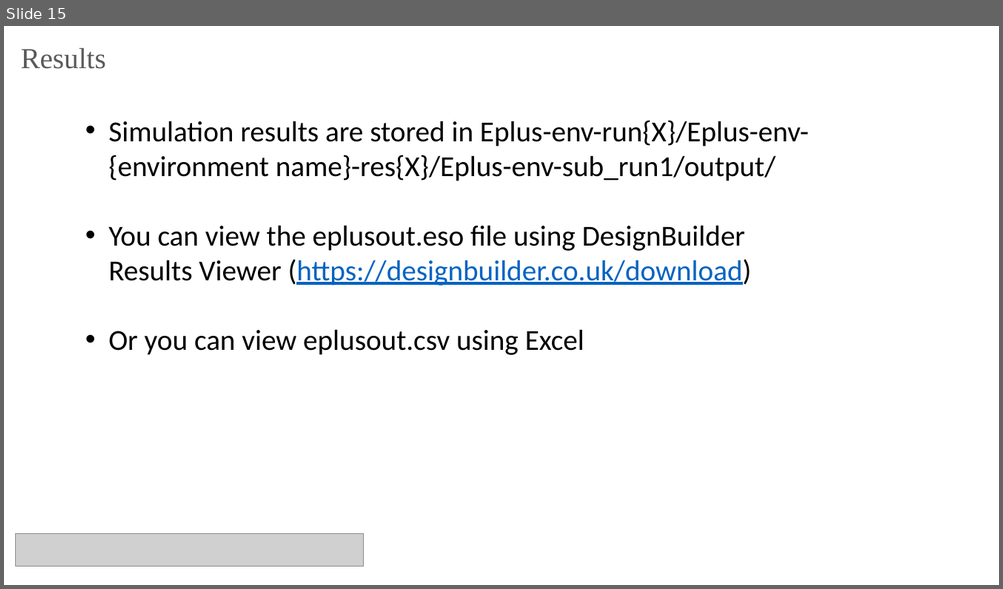
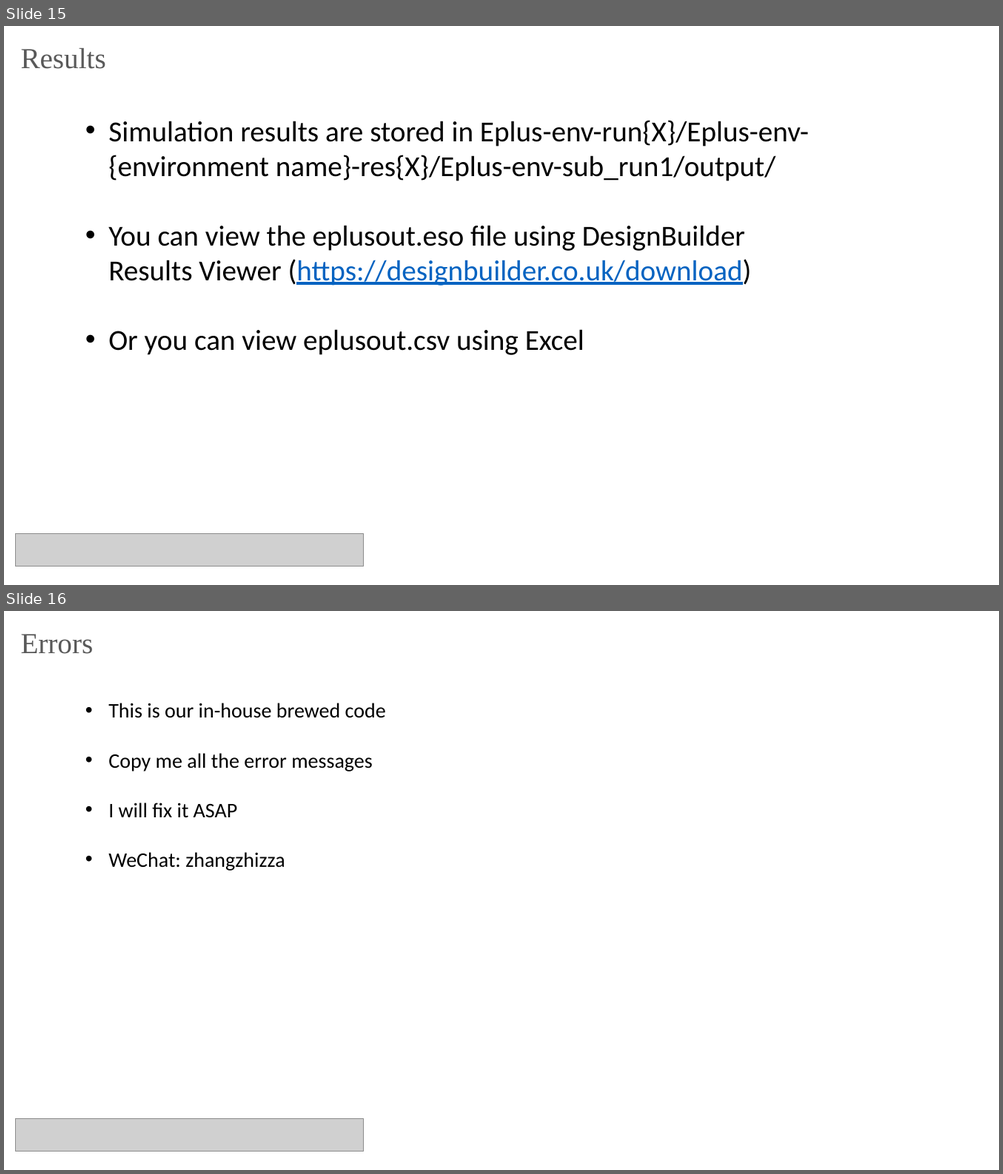
Before and after one commit to zhangzhizza/48721-Ass3-Part1, a slide deck: starter/instruction.pptx. Shown one above the other, each under a label of ours: slide 15 before the commit, slides 15 and 16 after it. The pictures are 1003x589 and 1003x1174 pixels, drawn with LibreOffice and Linux fonts; fonts in the diff are those of the drawing; grey boxes stand for pictures. Boxes give left, top, right and bottom in pixels: in the first picture for what was removed or moved away, otherwise in the second. Text is boxed around its words. In the diff, an @@ line names an element or a change of style, - is before the commit and + after.

```diff
--- a/starter/instruction.pptx
+++ b/starter/instruction.pptx
@@ slide 16 added at (x1=4, y1=611, x2=999, y2=1170), background #FFFFFF @@
@@ title added at (x1=21, y1=634, x2=94, y2=654), 28 pt, text #595959 @@
+Errors
@@ text added at (x1=108, y1=703, x2=386, y2=871), 20 pt, text #000000 @@
+• This is our in-house brewed code
+• Copy me all the error messages
+• I will fix it ASAP
+• WeChat: zhangzhizza
@@ picture added at (x1=15, y1=1119, x2=364, y2=1152) @@
```
Also in this commit, not shown: 9 other files.
